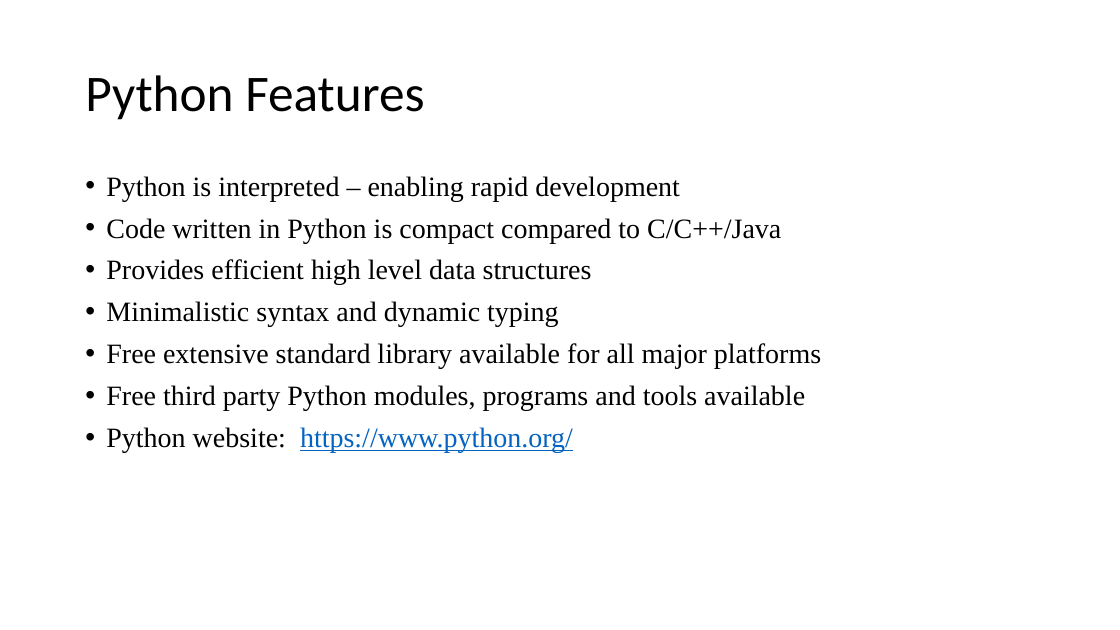
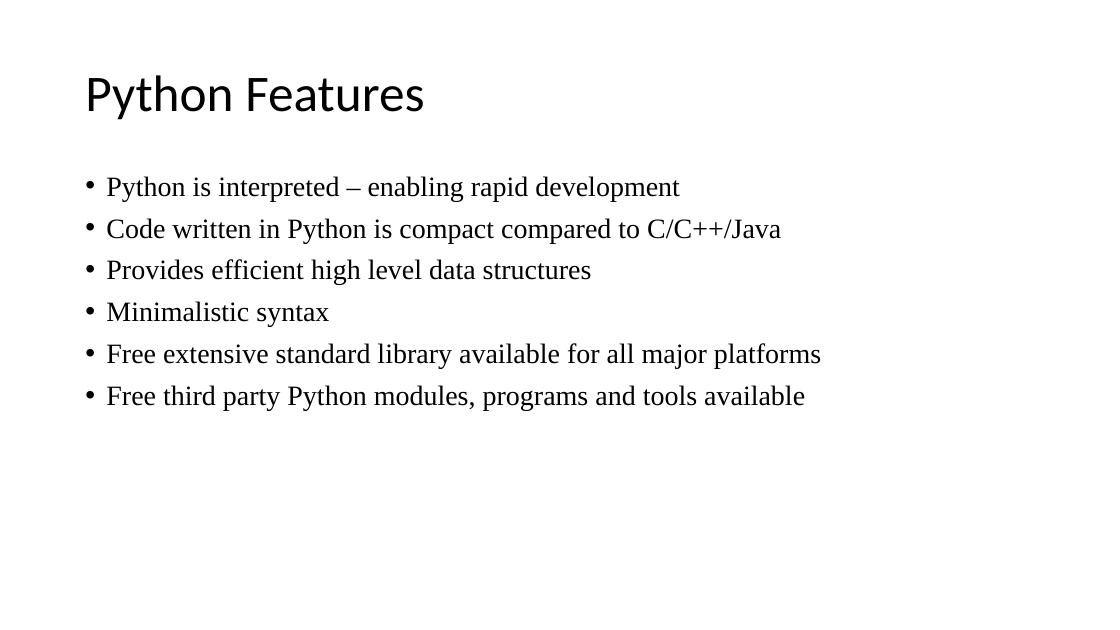
Before and after one commit to ndeshpa/Bootcamp, a slide deck: slide 4 of lecture/Python Programing.pptx (slide 9 before the commit). Drawn at 1120x630 pixels with LibreOffice and Linux fonts; fonts in the diff are those of the drawing. Boxes give left, top, right and bottom in pixels: in the first picture for what was removed or moved away, otherwise in the second. Text is boxed around its words. In the diff, an @@ line names an element or a change of style, - is before the commit and + after.

```diff
--- a/lecture/Python Programing.pptx
+++ b/lecture/Python Programing.pptx
@@ text at <box>106,301,329,327</box>: text changed @@
-• Minimalistic syntax and dynamic typing
+• Minimalistic syntax
@@ text at <box>106,427,573,453</box>: paragraph removed @@
-• Python website: https://www.python.org/
```
Also in this commit, not shown: 12 other slides changed, 3 slides added, 2 other files.
